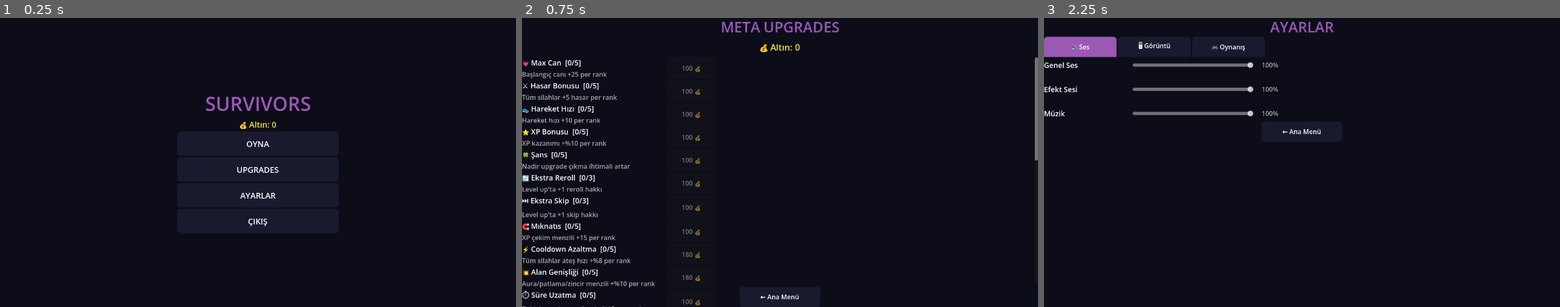
Above: before the commit, frames 1-3 (left to right).
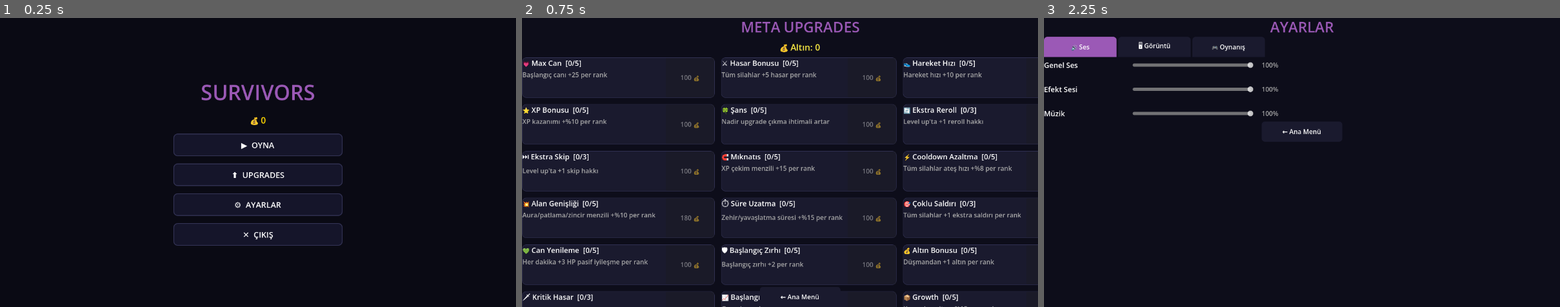
Above: after the commit, the same moments.

Repository: jegy911/survivors-clone
Game: Godot game, scene res://ui/main_menu.tscn
Same seed, same stepped clock (60 frames per second), same inputs: the game is played once before the commit and once after it.
Inputs:
- Up to frame 1 (0.25 s): no input
- Up to frame 2 (0.75 s): click "UPGRADES" (after the commit: "⬆ UPGRADES") at 0.5 s
- Up to frame 3 (2.25 s): click "← Ana Menü" at 1.25 s; click "AYARLAR" (after the commit: "⚙ AYARLAR") at 2 s

The runs differ from the first frame. In frame 1, 4.5% of the frame differs, in the area x 33-67%, y 22-79%; in frame 2, 12%, in the area x 0-100%, y 1-100%; in frame 3, nothing differs.

Commit message:
v
vs

Diff:
--- a/core/EventBus.gd
+++ b/core/EventBus.gd
@@ -19,3 +19,7 @@
 # XP / Gold sinyalleri
 signal xp_gained(amount: int)
 signal gold_collected(amount: int)
+
+# Oyun hissi (juice)
+signal hit_stop_requested(frames: int)
+signal boss_spawned
--- a/core/audio_manager.gd
+++ b/core/audio_manager.gd
@@ -13,6 +13,9 @@
 var current_music = 0
 
 func _ready():
+	process_mode = Node.PROCESS_MODE_ALWAYS
+	music_player.process_mode = Node.PROCESS_MODE_ALWAYS
+	music_player2.process_mode = Node.PROCESS_MODE_ALWAYS
 	apply_volume_settings()
 	EventBus.game_started.connect(_on_game_started)
 
--- a/core/save_manager.gd
+++ b/core/save_manager.gd
@@ -67,7 +67,6 @@
 	var err = config.save(SAVE_PATH)
 	if err != OK:
 		print("SaveManager: Kayıt başarısız! Hata kodu: ", err)
-	config.save(SAVE_PATH)
 
 func load_game():
 	var config = ConfigFile.new()
--- a/effects/damage_number.gd
+++ b/effects/damage_number.gd
@@ -3,10 +3,10 @@
 func show_damage(amount: int, color: Color = Color.WHITE):
 	show_damage_text("-" + str(amount), color)
 
-func show_damage_text(text: String, color: Color = Color.WHITE):
+func show_damage_text(text: String, color: Color = Color.WHITE, font_size: int = 16):
 	$Label.text = text
 	$Label.modulate = color
-	$Label.add_theme_font_size_override("font_size", 16)
+	$Label.add_theme_font_size_override("font_size", font_size)
 	show()
 
 	var tween = create_tween()
--- a/enemies/boss.gd
+++ b/enemies/boss.gd
@@ -40,7 +40,6 @@
 func _on_death_complete():
 	var player_node = get_tree().get_first_node_in_group("player")
 	if player_node:
-		player_node.add_kill()
 		player_node.on_enemy_killed(global_position)
 	for i in 20:
 		var orb = ObjectPool.get_object("res://effects/xp_orb.tscn")
--- a/enemies/enemy_base.gd
+++ b/enemies/enemy_base.gd
@@ -96,7 +96,7 @@
 	if is_dead:
 		return
 	is_dead = true
-	EventBus.enemy_killed.emit(global_position)
+	# EventBus.enemy_killed sadece player.on_enemy_killed içinde emit edilir
 	AudioManager.play_death()
 	if SaveManager.settings.get("show_vfx", true):
 		_spawn_particles()
@@ -140,7 +140,7 @@
 func _on_death_complete():
 	var player_node = get_tree().get_first_node_in_group("player")
 	if player_node:
-		player_node.on_enemy_killed(global_position)  # add_kill() kaldırıldı
+		player_node.on_enemy_killed(global_position)
 	if randf() < XP_DROP_CHANCE:
 		var orb = ObjectPool.get_object("res://effects/xp_orb.tscn")
 		orb.init(XP_VALUE, global_position)
--- a/enemies/giant.gd
+++ b/enemies/giant.gd
@@ -58,7 +58,6 @@
 func _on_death_complete():
 	var player_node = get_tree().get_first_node_in_group("player")
 	if player_node:
-		player_node.add_kill()
 		player_node.on_enemy_killed(global_position)
 	if randf() < XP_DROP_CHANCE:
 		for i in 5:
--- a/main/main.gd
+++ b/main/main.gd
@@ -26,6 +26,8 @@
 const MAX_ENEMIES = 80
 const ELITE_CHANCE = 0.15
 const GOLD_DROP_CHANCE = 0.12
+
+var hit_stop_frames = 0
 
 @onready var timer_label = $HUD/TimerLabel
 @onready var wave_label = $HUD/WaveLabel
@@ -41,6 +43,10 @@
 	add_child(ground)
 	move_child(ground, 0)
 	EventBus.game_started.emit()
+	EventBus.hit_stop_requested.connect(_on_hit_stop_requested)
+
+func _on_hit_stop_requested(frames: int):
+	hit_stop_frames = max(hit_stop_frames, frames)
 
 func get_curse_level() -> int:
 	return SaveManager.meta_upgrades.get("curse_level", 0)
@@ -65,6 +71,13 @@
 	return 1.0 + minutes * 0.02
 
 func _process(delta):
+	if hit_stop_frames > 0:
+		Engine.time_scale = 0.0
+		hit_stop_frames -= 1
+		return
+	else:
+		Engine.time_scale = 1.0
+
 	game_timer += delta
 	update_timer_label()
 
@@ -301,6 +314,7 @@
 	return enemy_scene.instantiate()
 
 func spawn_mini_boss():
+	EventBus.boss_spawned.emit()
 	var boss = boss_scene.instantiate()
 	add_child(boss)
 	boss.global_position = get_spawn_outside_screen()
@@ -312,7 +326,7 @@
 		boss.DAMAGE = int(boss.DAMAGE * (1.0 + next_mini_boss_index * 0.2))
 
 func spawn_final_boss():
-	# Final boss 3x güçlü mini boss
+	EventBus.boss_spawned.emit()
 	var boss = boss_scene.instantiate()
 	add_child(boss)
 	boss.global_position = get_spawn_outside_screen()
--- a/player/player.gd
+++ b/player/player.gd
@@ -22,6 +22,9 @@
 # Pasif iyileşme sayacı
 var recovery_timer = 0.0
 
+# Combo / kill streak
+var recent_kill_times: Array = []
+
 var upgrade_ui_scene = preload("res://ui/upgrade_ui.tscn")
 var game_over_scene = preload("res://ui/game_over.tscn")
 var pause_menu_scene = preload("res://ui/pause_menu.tscn")
@@ -54,6 +57,8 @@
 @onready var defense_label = $CanvasLayer/CategoryPanel/VBoxContainer/DefenseLabel
 @onready var vampire_label = $CanvasLayer/CategoryPanel/VBoxContainer/VampireLabel
 @onready var utility_label = $CanvasLayer/CategoryPanel/VBoxContainer/UtilityLabel
+var _body_base_color = Color.WHITE
+
 @onready var body = $ColorRect
 
 func _ready():
@@ -61,7 +66,8 @@
 	hp = 100
 	apply_meta_bonuses()
 	apply_character_bonuses()
-	$CanvasLayer/KillLabel.text = "💀 0"
+	$CanvasLayer/StatsRow/KillLabel.text = "💀 0"
+	$CanvasLayer/StatsRow/GoldLabel.text = "💰 0"
 
 	xp_bar.max_value = xp_to_next_level
 	xp_bar.min_value = 0
@@ -71,6 +77,7 @@
 	update_hp_bar()
 	update_category_ui()
 	EventBus.player_damaged.connect(_on_player_damaged)
+	EventBus.boss_spawned.connect(_on_boss_spawned)
 
 func _input(event):
 	if event.is_action_pressed("ui_cancel"):
@@ -87,7 +94,8 @@
 
 func apply_character_bonuses():
 	var char_data = CharacterData.CHARACTERS[SaveManager.selected_character]
-	body.color = Color(char_data["color"])
+	_body_base_color = Color(char_data["color"])
+	body.color = _body_base_color
 	bullet_damage += char_data["bonus_damage"]
 	max_hp += char_data["bonus_hp"]
 	hp = max_hp
@@ -157,12 +165,7 @@
 		"vampire": vampire_label,
 		"utility": utility_label,
 	}
-	var names = {
-		"attack": "⚔ Saldırı",
-		"defense": "🛡 Savunma",
-		"vampire": "🩸 Vampir",
-		"utility": "⚡ Fayda",
-	}
+	var names = {"attack": "⚔", "defense": "🛡", "vampire": "🩸", "utility": "⚡"}
 	var colors = {
 		"attack": Color("#E74C3C"),
 		"defense": Color("#3498DB"),
@@ -177,12 +180,8 @@
 		else:
 			label.visible = true
 			label.add_theme_color_override("font_color", colors[cat])
-			if count >= 6:
-				label.text = names[cat] + " [" + str(count) + "] ★★"
-			elif count >= 3:
-				label.text = names[cat] + " [" + str(count) + "] ★"
-			else:
-				label.text = names[cat] + " [" + str(count) + "]"
+			var stars = " ★★" if count >= 6 else (" ★" if count >= 3 else "")
+			label.text = names[cat] + " " + str(count) + stars
 
 func get_luck() -> float:
 	return SaveManager.meta_upgrades["luck_bonus"] * 0.1
@@ -253,8 +252,9 @@
 		if active_weapons.has(w):
 			active_weapons[w].queue_free()
 			active_weapons.erase(w)
+	EventBus.hit_stop_requested.emit(4)
 	add_weapon(evo_id)
-	evolution_obtained = true  # YENİ
+	evolution_obtained = true
 	show_floating_text("⚡ EVRİM: " + evo["name"] + "!", global_position + Vector2(0, -80), Color("#FFD700"))
 
 func add_item(type: String):
@@ -332,7 +332,8 @@
 		# Kritik çarpanı: 2.0 + crit_damage_bonus * 0.25
 		var crit_multiplier = 2.0 + SaveManager.meta_upgrades.get("crit_damage_bonus", 0) * 0.25
 		dmg = int(dmg * crit_multiplier)
-		show_floating_text("KRİTİK!", global_position + Vector2(0, -60), Color("#FFD700"))
+		EventBus.hit_stop_requested.emit(2)
+		show_floating_text("KRİTİK!", global_position + Vector2(0, -70), Color("#FFD700"), 28)
 	return dmg
 
 func on_damage_dealt(damage: int, _enemy_position: Vector2):
@@ -351,8 +352,15 @@
 	if active_weapons.has("storm"):
 		active_weapons["storm"].on_enemy_killed_bonus()
 	kill_count += 1
+	var now = Time.get_ticks_msec() / 1000.0
+	recent_kill_times.append(now)
+	while recent_kill_times.size() > 0 and now - recent_kill_times[0] > 1.2:
+		recent_kill_times.remove_at(0)
+	if recent_kill_times.size() >= 3:
+		var combo = recent_kill_times.size()
+		show_floating_text("COMBO x" + str(combo) + "!", enemy_position + Vector2(randf_range(-30, 30), -80), Color("#FF6B35"))
 	EventBus.enemy_killed.emit(enemy_position)
-	$CanvasLayer/KillLabel.text = "💀 " + str(kill_count)
+	$CanvasLayer/StatsRow/KillLabel.text = "💀 " + str(kill_count)
 
 # YENİ — tank öldürme takibi için
 func on_tank_killed():
@@ -364,10 +372,10 @@
 	EventBus.player_healed.emit(amount)
 	show_floating_text("+" + str(amount), global_position + Vector2(0, -50), Color("#2ECC71"))
 
-func show_floating_text(text: String, pos: Vector2, color: Color):
+func show_floating_text(text: String, pos: Vector2, color: Color, font_size: int = 16):
 	var popup = ObjectPool.get_object("res://effects/damage_number.tscn")
 	popup.global_position = pos
-	popup.show_damage_text(text, color)
+	popup.show_damage_text(text, color, font_size)
 
 func get_magnet_bonus() -> float:
 	var bonus = SaveManager.meta_upgrades.get("magnet_bonus", 0) * 15.0
@@ -429,8 +437,10 @@
 	xp_bar.max_value = xp_to_next_level
 	xp_bar.value = 0
 	gold_earned += 3
+	$CanvasLayer/StatsRow/GoldLabel.text = "💰 " + str(gold_earned)
 	AudioManager.play_levelup()
 	_spawn_levelup_effect()
+	_spawn_levelup_screen_flash()
 	get_tree().paused = true
 	upgrade_ui = upgrade_ui_scene.instantiate()
 	upgrade_ui.process_mode = Node.PROCESS_MODE_ALWAYS
@@ -439,21 +449,39 @@
 	upgrade_ui.show_upgrades(self)
 
 func _spawn_levelup_effect():
-	for i in 3:
+	for i in 5:
 		var ring = ColorRect.new()
-		ring.size = Vector2(20, 20)
+		ring.size = Vector2(30, 30)
 		ring.color = Color("#FFD700")
-		ring.position = global_position - Vector2(10, 10)
+		ring.position = global_position - Vector2(15, 15)
 		get_parent().add_child(ring)
 		var tween = ring.create_tween()
-		var target_size = Vector2(120 + i * 40, 120 + i * 40)
+		var target_size = Vector2(180 + i * 80, 180 + i * 80)
 		var target_pos = global_position - target_size / 2
 		tween.set_parallel(true)
-		tween.tween_property(ring, "size", target_size, 0.4 + i * 0.1)
-		tween.tween_property(ring, "position", target_pos, 0.4 + i * 0.1)
-		tween.tween_property(ring, "modulate:a", 0.0, 0.4 + i * 0.1)
+		tween.tween_property(ring, "size", target_size, 0.35 + i * 0.08)
+		tween.tween_property(ring, "position", target_pos, 0.35 + i * 0.08)
+		tween.tween_property(ring, "modulate:a", 0.0, 0.35 + i * 0.08)
 		tween.set_parallel(false)
 		tween.tween_callback(ring.queue_free)
+
+func _spawn_levelup_screen_flash():
+	var flash = ColorRect.new()
+	flash.mouse_filter = Control.MOUSE_FILTER_IGNORE
+	flash.color = Color.WHITE
+	flash.modulate = Color(1, 1, 1, 0)
+	flash.z_index = 100
+	var vp_size = get_viewport().get_visible_rect().size
+	flash.size = vp_size * 2
+	flash.position = -vp_size / 2
+	var layer = CanvasLayer.new()
+	layer.layer = 100
+	layer.add_child(flash)
+	get_tree().root.add_child(layer)
+	var tween = flash.create_tween()
+	tween.tween_property(flash, "modulate", Color(1, 1, 1, 0.7), 0.06)
+	tween.tween_property(flash, "modulate", Color(1, 1, 1, 0), 0.4)
+	tween.tween_callback(layer.queue_free)
 
 func _on_upgrade_chosen(upgrade_id: String):
 	if upgrade_id == "skip":
@@ -508,7 +536,8 @@
 	hp -= final_damage
 	update_hp_bar()
 	AudioManager.play_player_hurt()
-	EventBus.player_damaged.emit(final_damage)  # final_damage hesaplandıktan sonra
+	_flash_damage()
+	EventBus.player_damaged.emit(final_damage)
 	var dmg_setting = SaveManager.settings.get("damage_numbers", "both_on")
 	if dmg_setting == "both_on" or dmg_setting == "player_only":
 		var popup = ObjectPool.get_object("res://effects/damage_number.tscn")
@@ -542,14 +571,26 @@
 
 func collect_gold(amount: int):
 	gold_earned += amount
+	$CanvasLayer/StatsRow/GoldLabel.text = "💰 " + str(gold_earned)
 	EventBus.gold_collected.emit(amount)
 	show_floating_text("+" + str(amount) + "💰", global_position + Vector2(randf_range(-20, 20), -50), Color("#FFD700"))
 
+func _flash_damage():
+	var tween = body.create_tween()
+	tween.tween_property(body, "color", Color.WHITE, 0.04)
+	tween.tween_property(body, "color", _body_base_color, 0.12)
+
 func _on_player_damaged(amount: int):
 	if not SaveManager.settings.get("screen_shake", true):
 		return
 	shake_intensity = min(amount * 0.3, 8.0)
 	shake_duration = 0.25
+
+func _on_boss_spawned():
+	if not SaveManager.settings.get("screen_shake", true):
+		return
+	shake_intensity = 14.0
+	shake_duration = 0.7
 
 func _update_screen_shake(delta: float):
 	if shake_duration > 0:
--- a/player/player.tscn
+++ b/player/player.tscn
@@ -54,20 +54,31 @@
 offset_right = 40.0
 offset_bottom = 23.0
 
-[node name="KillLabel" type="Label" parent="CanvasLayer" unique_id=207521206]
-offset_right = 40.0
-offset_bottom = 23.0
+[node name="StatsRow" type="HBoxContainer" parent="CanvasLayer" unique_id=207521201]
+offset_left = 10.0
+offset_top = 10.0
+offset_right = 220.0
+offset_bottom = 40.0
+theme_override_constants/separation = 20
 
-[node name="CategoryPanel" type="Panel" parent="CanvasLayer" unique_id=486935073]
+[node name="KillLabel" type="Label" parent="CanvasLayer/StatsRow" unique_id=207521206]
+layout_mode = 2
+text = "0"
+
+[node name="GoldLabel" type="Label" parent="CanvasLayer/StatsRow" unique_id=207521207]
+layout_mode = 2
+text = "0"
+
+[node name="CategoryPanel" type="HBoxContainer" parent="CanvasLayer" unique_id=486935073]
 offset_left = 10.0
-offset_top = 60.0
-offset_right = 190.0
-offset_bottom = 160.0
+offset_top = 55.0
+offset_right = 280.0
+offset_bottom = 95.0
+theme_override_constants/separation = 12
 
-[node name="VBoxContainer" type="VBoxContainer" parent="CanvasLayer/CategoryPanel" unique_id=220641537]
-layout_mode = 0
-offset_right = 40.0
-offset_bottom = 40.0
+[node name="VBoxContainer" type="HBoxContainer" parent="CanvasLayer/CategoryPanel" unique_id=220641537]
+layout_mode = 2
+theme_override_constants/separation = 12
 
 [node name="AttackLabel" type="Label" parent="CanvasLayer/CategoryPanel/VBoxContainer" unique_id=1331282950]
 layout_mode = 2
--- a/ui/character_select.gd
+++ b/ui/character_select.gd
@@ -3,6 +3,13 @@
 var selected_index = -1
 
 func _ready():
+	var vp = get_viewport().get_visible_rect().size
+	$Panel/VBoxContainer.set_anchors_and_offsets_preset(Control.PRESET_FULL_RECT)
+	$Panel/VBoxContainer.add_theme_constant_override("separation", 16)
+	$Panel/VBoxContainer/TitleLabel.add_theme_font_size_override("font_size", 32)
+	$Panel/VBoxContainer/TitleLabel.add_theme_color_override("font_color", Color("#9B59B6"))
+	$Panel/VBoxContainer/ScrollContainer/GridContainer.add_theme_constant_override("h_separation", 16)
+	$Panel/VBoxContainer/ScrollContainer/GridContainer.add_theme_constant_override("v_separation", 16)
 	build_characters()
 	_update_gold_label()
 	$Panel/VBoxContainer/ActionRow/BackButton.pressed.connect(_on_back)
@@ -14,7 +21,7 @@
 		$Panel/VBoxContainer/GoldLabel.text = "💰 " + str(SaveManager.gold)
 
 func build_characters():
-	var container = $Panel/VBoxContainer/ScrollContainer/HBoxContainer
+	var container = $Panel/VBoxContainer/ScrollContainer/GridContainer
 	for child in container.get_children():
 		child.queue_free()
 
@@ -32,9 +39,49 @@
 	else:
 		return "locked"
 
+func _get_weapon_name(weapon_id: String) -> String:
+	var names = {
+		"bullet": "Mermi", "aura": "Aura", "chain": "Zincir", "boomerang": "Bumerang",
+		"lightning": "Yıldırım", "ice_ball": "Buz Topu", "shadow": "Gölge", "laser": "Lazer",
+		"holy_bullet": "Kutsal Mermi", "blood_boomerang": "Kan Bumerangı", "death_laser": "Ölüm Lazeri"
+	}
+	return names.get(weapon_id, weapon_id)
+
+func _get_item_name(item_id: String) -> String:
+	var names = {"lifesteal": "Can Çalma", "armor": "Zırh", "crit": "Kritik", "shield": "Kalkan"}
+	return names.get(item_id, item_id)
+
+func _build_rich_description(char_data: Dictionary, state: String) -> String:
+	if state == "locked" or char_data["secret"]:
+		return char_data.get("unlock_hint", "")
+	var parts: Array = []
+	if char_data["start_weapon"] != "":
+		parts.append("⚔ Başlangıç: " + _get_weapon_name(char_data["start_weapon"]))
+	if char_data["start_item"] != "":
+		parts.append("🛡 Item: " + _get_item_name(char_data["start_item"]))
+	if char_data["bonus_damage"] > 0:
+		parts.append("🗡 +" + str(char_data["bonus_damage"]) + " hasar")
+	if char_data["bonus_hp"] > 0:
+		parts.append("💗 +" + str(char_data["bonus_hp"]) + " max can")
+	if char_data["bonus_speed"] > 0:
+		parts.append("👟 +" + str(char_data["bonus_speed"]) + " hız")
+	if char_data["bonus_armor"] > 0:
+		parts.append("🛡 +" + str(char_data["bonus_armor"]) + " zırh")
+	if char_data["special"] != "":
+		var s = char_data["special"]
+		if s == "lifesteal_15": parts.append("🩸 +%15 can çalma")
+		elif s == "cooldown_10": parts.append("⚡ Cooldown -%10")
+		elif s == "slow_double": parts.append("❄ Yavaşlatma 2x")
+		elif s == "area_15": parts.append("💥 Alan +%15")
+		elif s == "xp_20": parts.append("⭐ XP +%20")
+		else: parts.append("✨ " + s)
+	if parts.is_empty():
+		return char_data["description"]
+	return "\n".join(parts)
+
 func _build_card(i: int, char_data: Dictionary, state: String) -> PanelContainer:
 	var card = PanelContainer.new()
-	card.custom_minimum_size = Vector2(200, 310)
+	card.custom_minimum_size = Vector2(180, 340)
 	card.set_meta("index", i)
 
 	var card_style = StyleBoxFlat.new()
@@ -81,8 +128,8 @@
 			char_visual.color = Color(char_data["color"])
 			name_label.text = char_data["name"]
 			name_label.add_theme_color_override("font_color", Color(char_data["color"]))
-			desc_label.text = char_data["description"]
-			desc_label.add_theme_color_override("font_color", Color("#AAAAAA"))
+			desc_label.text = _build_rich_description(char_data, state)
+			desc_label.add_theme_color_override("font_color", Color("#B0B0B0"))
 
 			var btn = _make_button("Seç", Color("#3498DB"))
 			var idx = i
@@ -96,7 +143,7 @@
 			char_visual.color = Color(0.3, 0.3, 0.3, 1.0)
 			name_label.text = char_data["name"] if not char_data["secret"] else "???"
 			name_label.add_theme_color_override("font_color", Color("#888888"))
-			desc_label.text = char_data["description"] if not char_data["secret"] else "???"
+			desc_label.text = _build_rich_description(char_data, state) if not char_data["secret"] else "???"
 			desc_label.add_theme_color_override("font_color", Color("#666666"))
 
 			var cost = char_data["cost"]
@@ -153,7 +200,7 @@
 	$Panel/VBoxContainer/ActionRow/PlayButton.disabled = false
 
 func _update_selection_borders():
-	var container = $Panel/VBoxContainer/ScrollContainer/HBoxContainer
+	var container = $Panel/VBoxContainer/ScrollContainer/GridContainer
 	for i in container.get_child_count():
 		var card = container.get_child(i)
 		var style = card.get_theme_stylebox("panel").duplicate()
--- a/ui/character_select.tscn
+++ b/ui/character_select.tscn
@@ -31,13 +31,15 @@
 [node name="GoldLabel" type="Label" parent="Panel/VBoxContainer" unique_id=1750270591]
 layout_mode = 2
 
-[node name="ScrollContainer" type="HBoxContainer" parent="Panel/VBoxContainer" unique_id=1907660859]
+[node name="ScrollContainer" type="ScrollContainer" parent="Panel/VBoxContainer" unique_id=1907660859]
 layout_mode = 2
 size_flags_vertical = 3
+horizontal_scroll_mode = 0
 
-[node name="HBoxContainer" type="HBoxContainer" parent="Panel/VBoxContainer/ScrollContainer" unique_id=1868452077]
+[node name="GridContainer" type="GridContainer" parent="Panel/VBoxContainer/ScrollContainer" unique_id=1868452077]
 layout_mode = 2
-size_flags_horizontal = 0
+size_flags_horizontal = 3
+columns = 5
 
 [node name="ActionRow" type="HBoxContainer" parent="Panel/VBoxContainer" unique_id=1552556534]
 layout_mode = 2
--- a/ui/main_menu.gd
+++ b/ui/main_menu.gd
@@ -4,42 +4,53 @@
 	var screen_size = get_viewport().get_visible_rect().size
 
 	$Background.size = screen_size
-	$Background.color = Color("#0D0D1A")
+	$Background.color = Color("#0A0A14")
 
 	$VBoxContainer.set_anchors_and_offsets_preset(Control.PRESET_CENTER)
 	$VBoxContainer.alignment = BoxContainer.ALIGNMENT_CENTER
-	$VBoxContainer.size = Vector2(400, 500)
+	$VBoxContainer.size = Vector2(420, 560)
 	$VBoxContainer.position = screen_size / 2 - $VBoxContainer.size / 2
+	$VBoxContainer.add_theme_constant_override("separation", 18)
 
 	$VBoxContainer/TitleLabel.text = "SURVIVORS"
 	$VBoxContainer/TitleLabel.horizontal_alignment = HORIZONTAL_ALIGNMENT_CENTER
-	$VBoxContainer/TitleLabel.add_theme_font_size_override("font_size", 48)
+	$VBoxContainer/TitleLabel.add_theme_font_size_override("font_size", 52)
 	$VBoxContainer/TitleLabel.add_theme_color_override("font_color", Color("#9B59B6"))
 
-	$VBoxContainer/GoldLabel.text = "💰 Altın: " + str(SaveManager.gold)
+	var tween = create_tween()
+	tween.set_loops()
+	tween.tween_property($VBoxContainer/TitleLabel, "modulate:a", 1.0, 1.2)
+	tween.tween_property($VBoxContainer/TitleLabel, "modulate:a", 0.75, 1.2)
+
+	$VBoxContainer/GoldLabel.text = "💰 " + str(SaveManager.gold)
 	$VBoxContainer/GoldLabel.horizontal_alignment = HORIZONTAL_ALIGNMENT_CENTER
-	$VBoxContainer/GoldLabel.add_theme_color_override("font_color", Color("#F5E642"))
-	$VBoxContainer/GoldLabel.add_theme_font_size_override("font_size", 20)
+	$VBoxContainer/GoldLabel.add_theme_color_override("font_color", Color("#FFD700"))
+	$VBoxContainer/GoldLabel.add_theme_font_size_override("font_size", 22)
 
 	if not AudioManager.music_player.playing:
 		AudioManager.play_music(1)
 
 	for btn in [$VBoxContainer/StartButton, $VBoxContainer/UpgradeButton, $VBoxContainer/SettingsButton, $VBoxContainer/QuitButton]:
-		btn.custom_minimum_size = Vector2(300, 60)
+		btn.custom_minimum_size = Vector2(320, 56)
 		var style = StyleBoxFlat.new()
-		style.bg_color = Color("#1A1A2E")
-		style.corner_radius_top_left = 8
-		style.corner_radius_top_right = 8
-		style.corner_radius_bottom_left = 8
-		style.corner_radius_bottom_right = 8
+		style.bg_color = Color("#15152A")
+		style.border_color = Color("#333355")
+		style.border_width_left = 2
+		style.border_width_right = 2
+		style.border_width_top = 2
+		style.border_width_bottom = 2
+		style.corner_radius_top_left = 10
+		style.corner_radius_top_right = 10
+		style.corner_radius_bottom_left = 10
+		style.corner_radius_bottom_right = 10
 		btn.add_theme_stylebox_override("normal", style)
 		btn.add_theme_color_override("font_color", Color.WHITE)
 		btn.add_theme_font_size_override("font_size", 20)
 
-	$VBoxContainer/StartButton.text = "OYNA"
-	$VBoxContainer/UpgradeButton.text = "UPGRADES"
-	$VBoxContainer/SettingsButton.text = "AYARLAR"
-	$VBoxContainer/QuitButton.text = "ÇIKIŞ"
+	$VBoxContainer/StartButton.text = "▶  OYNA"
+	$VBoxContainer/UpgradeButton.text = "⬆  UPGRADES"
+	$VBoxContainer/SettingsButton.text = "⚙  AYARLAR"
+	$VBoxContainer/QuitButton.text = "✕  ÇIKIŞ"
 
 	$VBoxContainer/StartButton.pressed.connect(_on_start)
 	$VBoxContainer/UpgradeButton.pressed.connect(_on_upgrades)
--- a/ui/meta_upgrade.gd
+++ b/ui/meta_upgrade.gd
@@ -53,6 +53,8 @@
 	$VBoxContainer/BackButton.pressed.connect(_on_back)
 
 	$VBoxContainer/ScrollContainer.size_flags_vertical = Control.SIZE_EXPAND_FILL
+	$VBoxContainer/ScrollContainer.horizontal_scroll_mode = ScrollContainer.SCROLL_MODE_DISABLED
+	$VBoxContainer/ScrollContainer/UpgradeList.add_theme_constant_override("separation", 12)
 	build_upgrade_list()
 
 func build_upgrade_list():
@@ -60,15 +62,37 @@
 	for child in list.get_children():
 		child.queue_free()
 
+	var grid = GridContainer.new()
+	grid.columns = 3
+	grid.size_flags_horizontal = Control.SIZE_EXPAND_FILL
+	grid.add_theme_constant_override("h_separation", 16)
+	grid.add_theme_constant_override("v_separation", 16)
+	list.add_child(grid)
+
 	for upgrade in upgrade_defs:
 		var level = SaveManager.meta_upgrades.get(upgrade["id"], 0)
 		var max_level = upgrade["max_level"]
 		var cost = SaveManager.get_upgrade_cost(upgrade["id"], level)
 		var is_maxed = level >= max_level
 
+		var card = PanelContainer.new()
+		card.custom_minimum_size = Vector2(280, 100)
+		var card_style = StyleBoxFlat.new()
+		card_style.bg_color = Color("#1A1A2E")
+		card_style.corner_radius_top_left = 10
+		card_style.corner_radius_top_right = 10
+		card_style.corner_radius_bottom_left = 10
+		card_style.corner_radius_bottom_right = 10
+		card_style.border_width_left = 1
+		card_style.border_width_right = 1
+		card_style.border_width_top = 1
+		card_style.border_width_bottom = 1
+		card_style.border_color = Color("#3498DB") if is_maxed else Color("#333355")
+		card.add_theme_stylebox_override("panel", card_style)
+
 		var row = HBoxContainer.new()
 		row.size_flags_horizontal = Control.SIZE_EXPAND_FILL
-		row.add_theme_constant_override("separation", 16)
+		row.add_theme_constant_override("separation", 12)
 
 		var info = VBoxContainer.new()
 		info.size_flags_horizontal = Control.SIZE_EXPAND_FILL
@@ -108,13 +132,10 @@
 
 		row.add_child(info)
 		row.add_child(btn)
-		list.add_child(row)
+		card.add_child(row)
+		grid.add_child(card)
 
 	# Reset butonu — listenin en altında
-	var separator = HSeparator.new()
-	separator.add_theme_constant_override("separation", 20)
-	list.add_child(separator)
-
 	var reset_btn = Button.new()
 	if pending_reset:
 		reset_btn.text = "⚠ Emin misin? Tekrar bas!"
